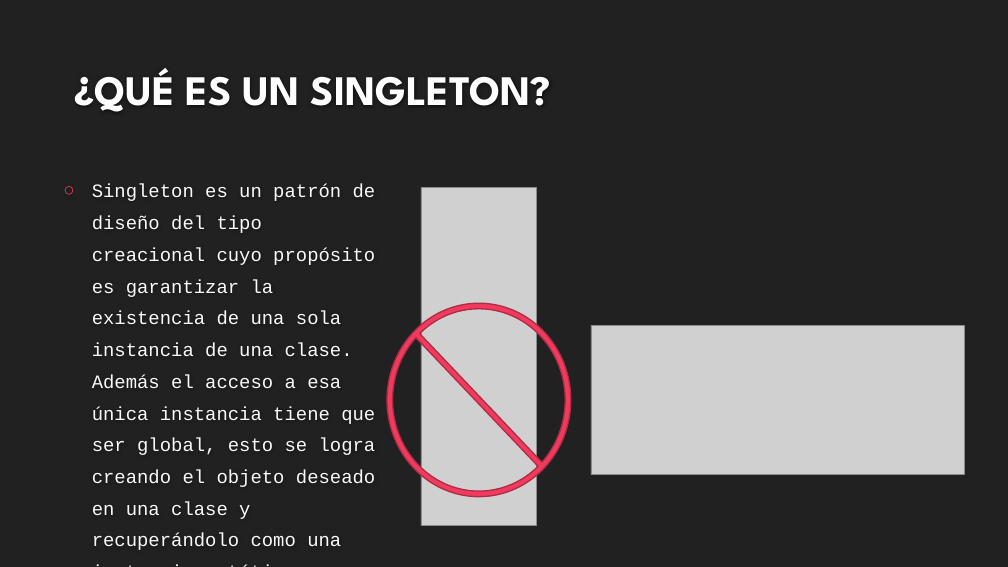
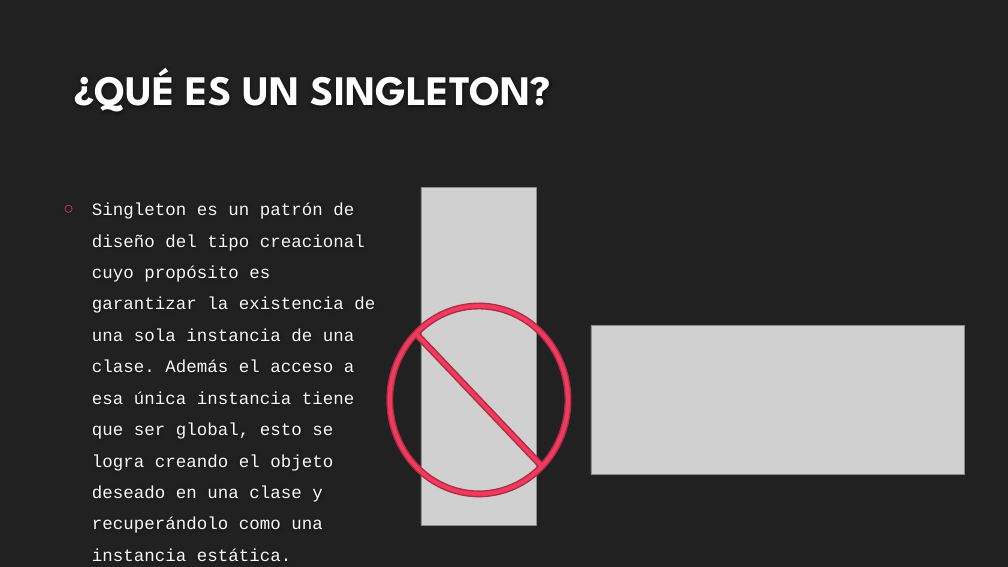
Before and after one commit to EmmisFrh12/Taller-2-Scripting, a slide deck: slide 4 of Presentación/TALLER 2 PRESENTACIÓN.pptx. Drawn at 1008x567 pixels with LibreOffice and Linux fonts; fonts in the diff are those of the drawing; grey boxes stand for pictures; background and template pictures are left out. Boxes give left, top, right and bottom in pixels: in the first picture for what was removed or moved away, otherwise in the second. Text is boxed around its words. In the diff, an @@ line names an element or a change of style, - is before the commit and + after.

```diff
--- a/Presentación/TALLER 2 PRESENTACIÓN.pptx
+++ b/Presentación/TALLER 2 PRESENTACIÓN.pptx
@@ text "Singleton es un patrón de ..." at [92, 203, 375, 561]: size 18 to 16.6 pt; line spacing 1.4 to 1.5 @@
```
Also in this commit, not shown: 1 other slide changed, 1 slide added.
